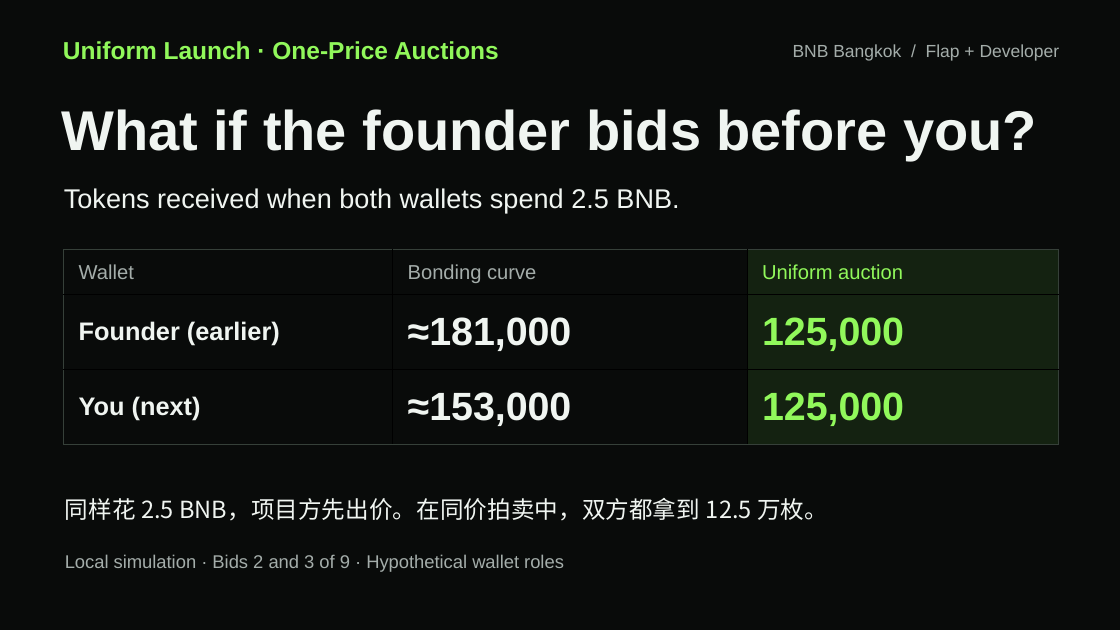
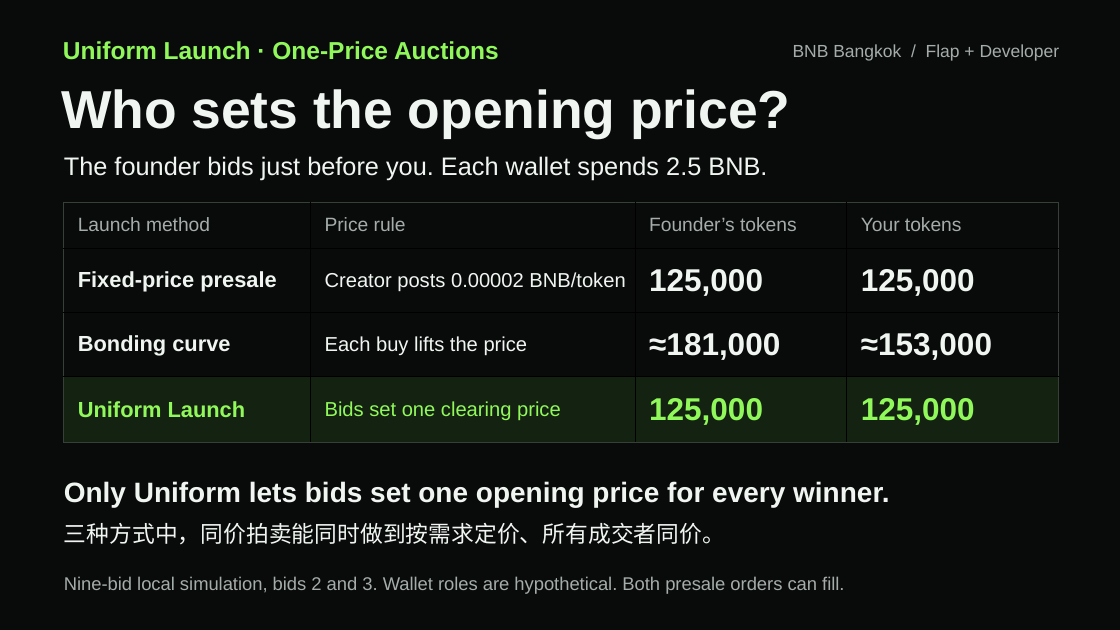
Before and after one commit to Jimmycoding0301/uniform-launch, a slide deck: slide 1 of qa/submission/Uniform-Launch-BNB-Bangkok.pptx. Drawn at 1120x630 pixels with LibreOffice and Linux fonts; fonts in the diff are those of the drawing. Boxes give left, top, right and bottom in pixels: in the first picture for what was removed or moved away, otherwise in the second. Text is boxed around its words. In the diff, an @@ line names an element or a change of style, - is before the commit and + after.

Commit message:
Compare three launch methods and demonstrate agent bid previews

```diff
--- a/qa/submission/Uniform-Launch-BNB-Bangkok.pptx
+++ b/qa/submission/Uniform-Launch-BNB-Bangkok.pptx
@@ text at box(61, 89, 790, 138): text changed; size 48 to 45.8 pt @@
-What if the founder bids before you?
+Who sets the opening price?
@@ text at box(64, 156, 767, 181): text changed; size 23.2 to 21.8 pt @@
-Tokens received when both wallets spend 2.5 BNB.
+The founder bids just before you. Each wallet spends 2.5 BNB.
@@ table at box(64, 202, 1059, 445) @@
-Wallet | Bonding curve | Uniform auction
-Founder (earlier) | ≈181,000 | 125,000
-You (next) | ≈153,000 | 125,000
+Launch method | Price rule | Founder’s tokens | Your tokens
+Fixed-price presale | Creator posts 0.00002 BNB/token | 125,000 | 125,000
+Bonding curve | Each buy lifts the price | ≈181,000 | ≈153,000
+Uniform Launch | Bids set one clearing price | 125,000 | 125,000
@@ table: place and size @@
-table at box(64, 250, 1060, 451)
+table at box(64, 202, 1059, 445)
@@ text added at box(64, 481, 889, 507), 24 pt, text #F0F5F1, bold @@
+Only Uniform lets bids set one opening price for every winner.
@@ text at box(64, 523, 725, 545): text changed; size 20.2 to 19.5 pt @@
-同样花 2.5 BNB，项目方先出价。在同价拍卖中，双方都拿到 12.5 万枚。
+三种方式中，同价拍卖能同时做到按需求定价、所有成交者同价。
@@ text at box(64, 576, 844, 594): text changed @@
-Local simulation · Bids 2 and 3 of 9 · Hypothetical wallet roles
+Nine-bid local simulation, bids 2 and 3. Wallet roles are hypothetical. Both presale orders can fill.
```
Also in this commit, not shown: 1 other slide changed, 6 other files.
